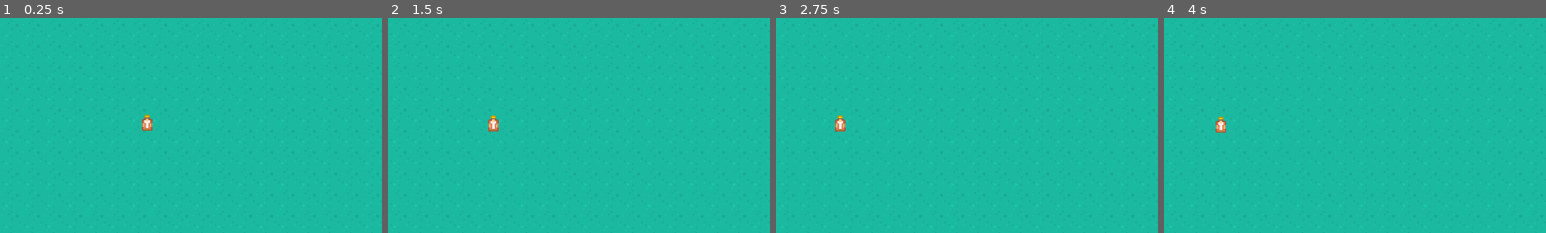
Above: before the commit, frames 1-4 (left to right).
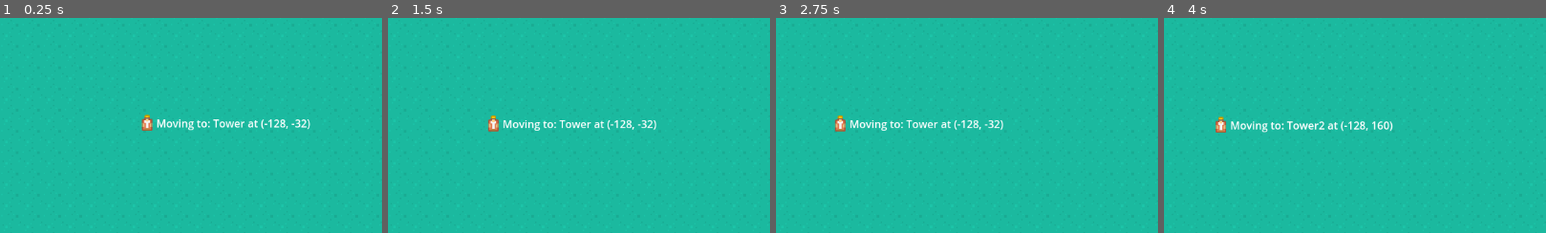
Above: after the commit, the same moments.

Repository: mstarongithub/Piratejam14
Game: Godot game, scene res://TowerDefence/main.tscn
The game is run twice, just before and just after one commit, with the same random seed, the same clock (stepped at 60 frames per second) and the same inputs. This scene is started directly instead of the project's main scene. The engine's default icon, where the game draws it, is replaced by a stand-in: a white triangle on a blue panel in a dark square.
Inputs (mouse positions are % of the whole screen's width and height, from its top left):
- Up to frame 1 (0.25 s): no input
- Up to frame 2 (1.5 s): tap Enter (action_confirm) at 0.5, 0.6 s; move the mouse to (72, 45) at 0.52 s; hold D (move_right) 0.53-1.28 s; click (72, 45) at 0.67 s; move the mouse to (30, 55) at 1.27 s; hold S (move_down) from 1.28 s (still down); tap Mouse wheel up (zoom_in) at 1.35 s
- Up to frame 3 (2.75 s): move the mouse to (60, 28) at 2.02 s; release S (move_down) at 2.03 s; hold D (move_right) from 2.03 s (still down); tap Mouse wheel down (zoom_out) at 2.1 s
- Up to frame 4 (4 s): move the mouse to (45, 70) at 2.77 s; release D (move_right) at 2.78 s; hold W (move_up) 2.78-3.53 s; tap Enter (action_confirm) at 2.85, 3.5 s; click (45, 70) at 2.92 s; move the mouse to (80, 65) at 3.52 s; hold A (move_left) from 3.53 s (still down); tap Mouse wheel up (zoom_in) at 3.6 s
The pictures show only the part of the screen within x 49-99%, y 20-70%; the shares and areas given below are measured in that part.

The runs differ from the first frame. In frame 1, 0.8% of the frame differs, in the area x 41-82%, y 47-53%; in frame 2, 0.8%; in frame 3, 0.8%; in frame 4, 0.9%, in the area x 17-60%, y 48-54%.

Commit message:
tower debug stuff and GameSceneFramework

Diff:
--- /dev/null
+++ b/GameSceneFramework.gd
@@ -0,0 +1,11 @@
+extends Node2D
+
+func load_game_scene(scene: PackedScene):
+	for c in $GameMap.get_children():
+		$GameMap.remove_child(c)
+	$GameMap.add_child(scene.instantiate())
+
+func load_GUI_scene(scene: PackedScene):
+	for c in $GUI.get_children():
+		$GUI.remove_child(c)
+	$GUI.add_child(scene.instantiate())
--- /dev/null
+++ b/GameSceneFramework.tscn
@@ -0,0 +1,12 @@
+[gd_scene load_steps=2 format=3 uid="uid://ls7ukg1k4kml"]
+
+[ext_resource type="Script" path="res://GameSceneFramework.gd" id="1_14ofc"]
+
+[node name="GameSceneFramework" type="Node2D"]
+script = ExtResource("1_14ofc")
+
+[node name="GUI" type="CanvasLayer" parent="."]
+
+[node name="GameMap" type="CanvasLayer" parent="."]
+scale = Vector2(2, 2)
+transform = Transform2D(2, 0, 0, 2, 0, 0)
--- a/Globals/LiveRunData.gd
+++ b/Globals/LiveRunData.gd
@@ -12,10 +12,8 @@
 
 ## Returns the tower closest to the given global position
 func get_tower_closest_to(pos: Vector2) -> Tower:
-	var distance := 999**2 # Should be big enough
-	var closest: Tower = null
-	for i in _towers:
-		if i.global_position.distance_squared_to(pos) < distance:
-			distance = i.global_position.distance_squared_to(pos)
-			closest = i
-	return closest
+	return _towers.reduce(func(acc: Tower, t: Tower):
+		if t.global_position.distance_squared_to(pos) < acc.global_position.distance_squared_to(pos):
+			return t
+		else:
+			return acc)
--- a/TowerDefence/Enemy.gd
+++ b/TowerDefence/Enemy.gd
@@ -26,10 +26,12 @@
 	var next_target := LiveRunData.get_tower_closest_to(global_position)
 	# Can be null, catch that
 	if not next_target:
+		$debuginfo.text = &""
 		return
 	if next_target.global_position.distance_squared_to(global_position) < data.attack_range**2:
 		_attack(next_target)
 	else:
+		$debuginfo.text = &"Moving to: %s" % next_target
 		if _physics_frames_passed < PHYS_FRAMES_TO_WAIT:
 			_physics_frames_passed += 1
 			return
@@ -41,7 +43,8 @@
 func _attack(t: Tower) -> void:
 	if not _can_attack:
 		return
-	print("Attacking ", t)
+	#print("Attacking ", t)
+	$debuginfo.text = &"Attacking: %s" % str(t)
 	t.deal_damage(data.base_damage)
 	_can_attack = false
 	_attack_cooldown.start()
--- a/TowerDefence/Enemy.tscn
+++ b/TowerDefence/Enemy.tscn
@@ -30,4 +30,10 @@
 [node name="NavigationAgent2D" type="NavigationAgent2D" parent="."]
 radius = 30.0
 
+[node name="debuginfo" type="Label" parent="."]
+offset_left = 14.0
+offset_top = -11.0
+offset_right = 54.0
+offset_bottom = 12.0
+
 [connection signal="timeout" from="AttackCooldown" to="." method="_on_attack_cooldown_timeout"]
--- a/TowerDefence/Tower.gd
+++ b/TowerDefence/Tower.gd
@@ -125,3 +125,6 @@
 	is_dead = true
 	LiveRunData.remove_tower(self)
 	$StaticBody2D/CollisionShape2D.disabled = true
+
+func _to_string():
+	return &"%s at %s" % [name, global_position]
Not shown: 2 places in TowerDefence/Tower.tscn that only renumber resources
